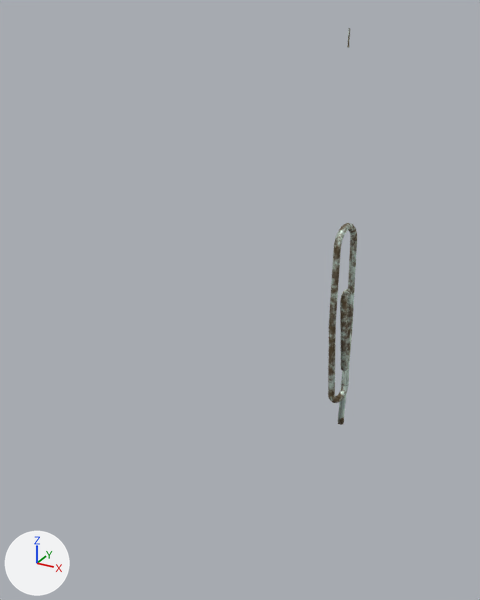
Before and after pictures for a commit that changed the FBX model Assets/models/FPS/rifle/animations/Rifle_reload.fbx.
Rendered twice from a 50 mm lens placed at (0.663, -0.995, 0.887), pointed at (0.007, 0.198, 0.291). Lighting does not change. The marker at lower left points along +X, +Y and +Z.

In view in the first picture: 'ammo packet', 'rifle02'.
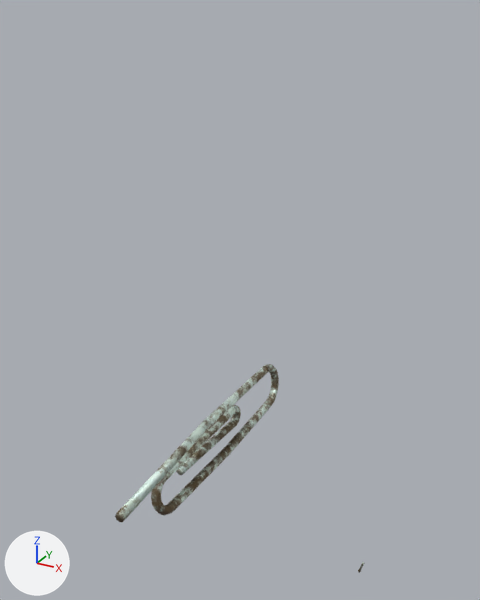
Pixel boxes [x1, y1, x2, y2] of what changed, in the pictures (480 x 600 px):
'rifle02', moved, turned
    before: [328, 223, 357, 425]
    after: [115, 364, 279, 522]
'ammo packet', moved
    before: [347, 28, 350, 48]
    after: [358, 562, 365, 573]

Diff of the bpy script that builds the scene:
```diff
--- a/Assets/models/FPS/rifle/animations/Rifle_reload.fbx.py
+++ b/Assets/models/FPS/rifle/animations/Rifle_reload.fbx.py
@@ ob_rifle02 @@
 ob_rifle02 = bpy.data.objects.new('rifle02', me_plane_003)
-ob_rifle02.location = (0.076, 0.721, 0.09)
-ob_rifle02.rotation_euler = (1.571, 0.0, -3.142)  # degrees (90, 0, -180)
+ob_rifle02.location = (0.0, 0.16, 0.012)
+ob_rifle02.rotation_euler = (-0.00527, 0.000131, 0.0249)  # degrees (-0.3, 0, 1.4)
@@ ob_ammo_packet @@
 ob_ammo_packet = bpy.data.objects.new('ammo packet', me_cylinder_001)
-ob_ammo_packet.location = (0.0, 0.811, 0.811)
+ob_ammo_packet.location = (0.38, 0.041, -0.177)
 ob_ammo_packet.scale = (0.0656, 0.0656, 0.304)
```
